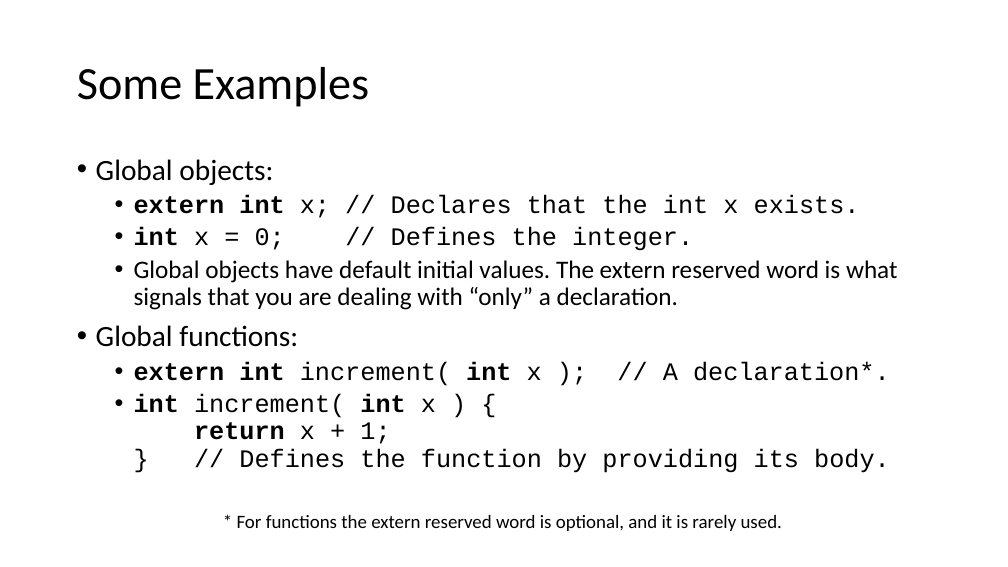
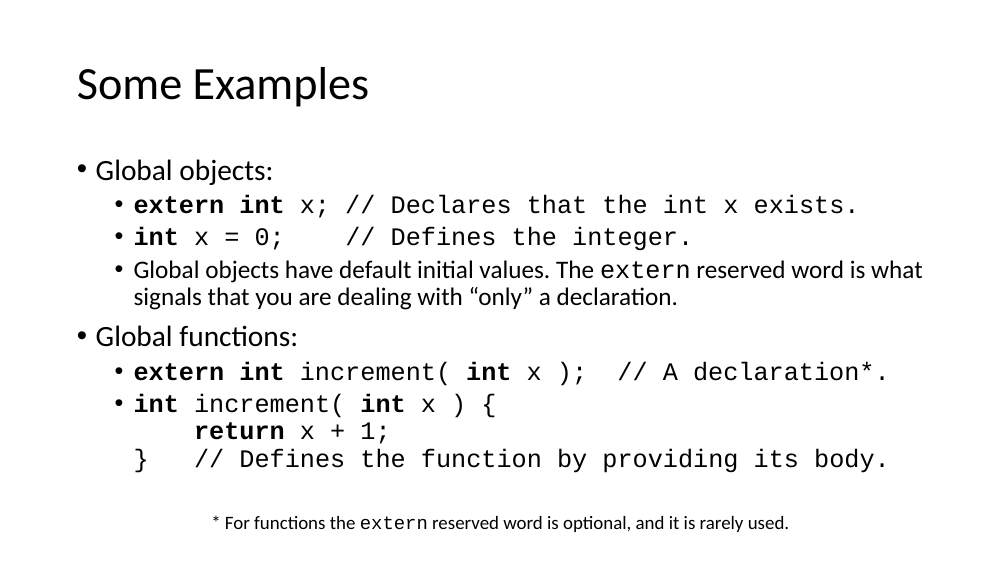
Before and after one commit to pchapin/cpp, a slide deck: slide 3 of Presentations/Modules.pptx. Drawn at 1008x567 pixels with LibreOffice and Linux fonts; fonts in the diff are those of the drawing. Boxes give left, top, right and bottom in pixels: in the first picture for what was removed or moved away, otherwise in the second. Text is boxed around its words. In the diff, an @@ line names an element or a change of style, - is before the commit and + after.

```diff
--- a/Presentations/Modules.pptx
+++ b/Presentations/Modules.pptx
@@ text at [134, 260, 923, 310]: font Calibri to Courier New in "extern" @@
@@ text "* For functions the extern ...": place and size @@
-text "* For functions the extern ..." at [237, 515, 782, 531]
+text "* For functions the extern ..." at [225, 516, 789, 532]
@@ text "* For functions the extern ..." at [225, 516, 789, 532]: font Calibri to Courier New in "extern" @@
```
Also in this commit, not shown: 7 other slides changed, 8 slides added.
